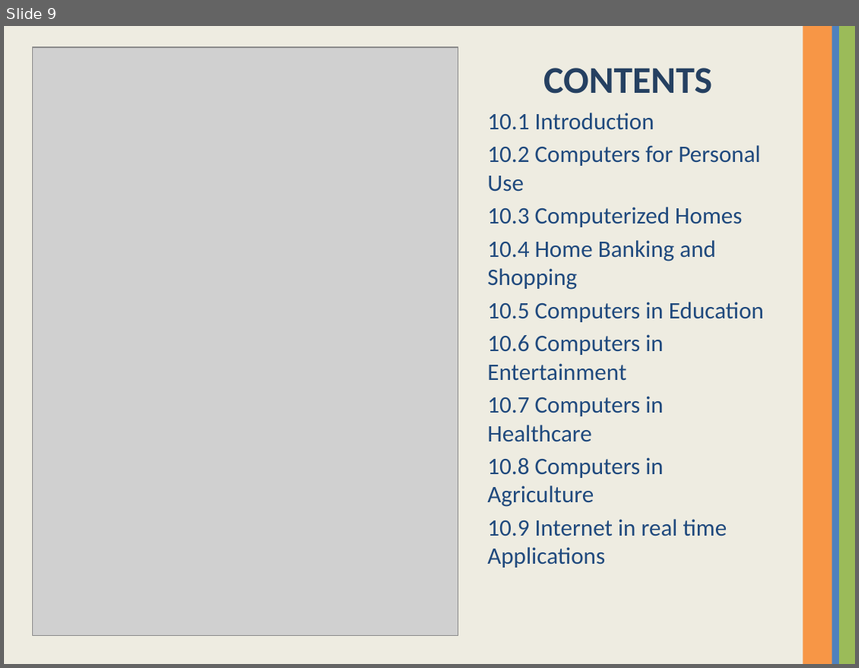
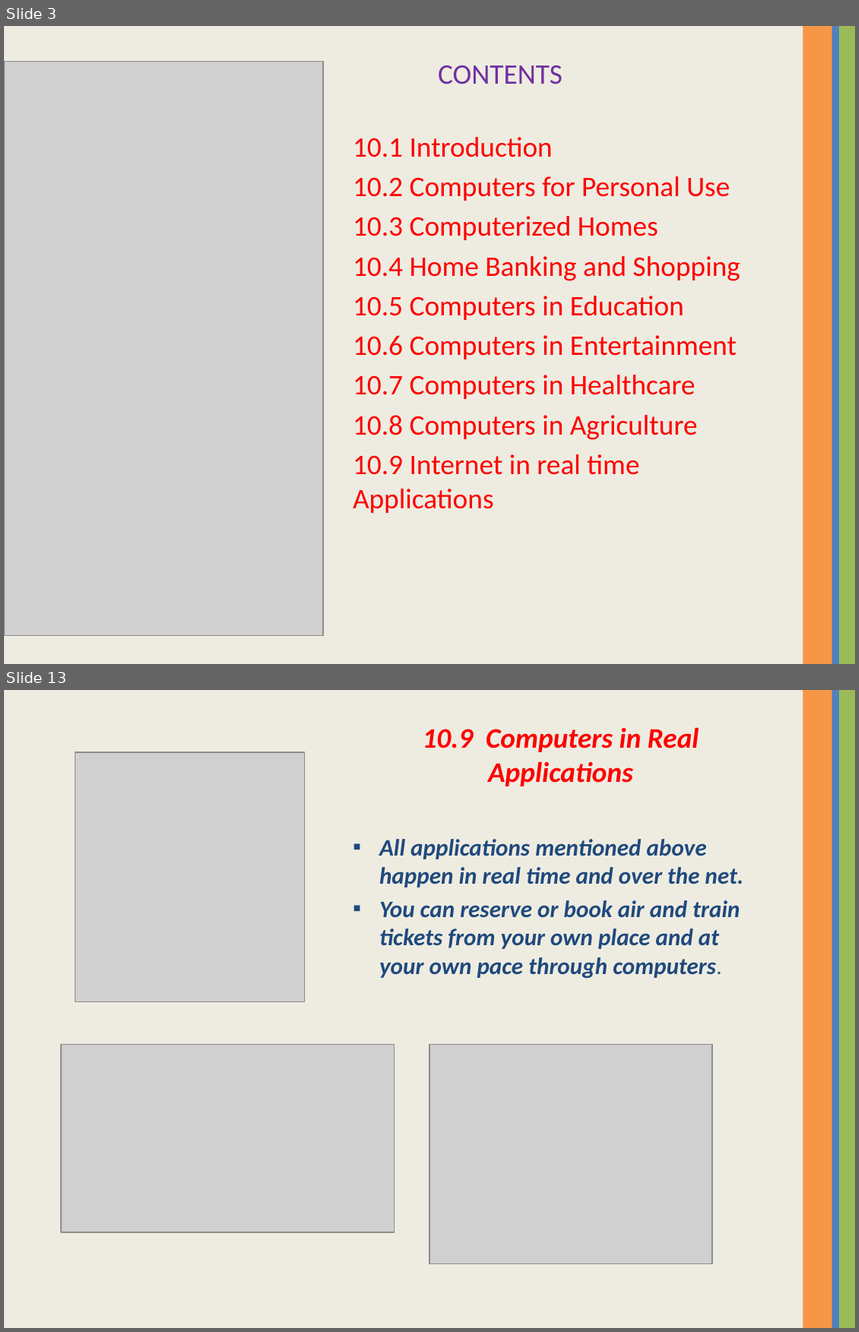
Before and after one commit to Suwetha/Suwetha, a slide deck: COMPUTER.pptx. Shown one above the other, each under a label of ours: slide 9 before the commit, slides 3 and 13 after it; the slides between them are not shown. The pictures are 859x668 and 859x1332 pixels, drawn with LibreOffice and Linux fonts; fonts in the diff are those of the drawing; grey boxes stand for pictures. Boxes give left, top, right and bottom in pixels: in the first picture for what was removed or moved away, otherwise in the second. Text is boxed around its words. In the diff, an @@ line names an element or a change of style, - is before the commit and + after.

```diff
--- a/COMPUTER.pptx
+++ b/COMPUTER.pptx
@@ slide 13 added at [4, 690, 855, 1328], background #EEECE1; not listed: 3 template elements that a slide beside it also shows @@
@@ text added at [379, 727, 744, 979], 20 pt, text #1F497D, bold, italic @@
+10.9 Computers in Real Applications
+▪ All applications mentioned above happen in real time and over the net.
+▪ You can reserve or book air and train tickets from your own place and at your own pace through computers.
@@ picture added at [75, 752, 305, 1002] @@
@@ picture added at [61, 1045, 394, 1233] @@
@@ picture added at [430, 1045, 712, 1265] @@
@@ what was slide 9 is now slide 3 @@
@@ slide 3 changed as well @@
@@ text "CONTENTS": place and size @@
-text "CONTENTS" at [487, 68, 764, 568]
+text "CONTENTS" at [353, 66, 740, 513]
@@ text "CONTENTS" at [353, 66, 740, 513]: size 32 to 24 pt, text colour #254061 to #7030A0, bold off in "CONTENTS"; size 20 to 24 pt, text colour #1F497D to #FF0000; alignment centre to left; less space between paragraphs @@
@@ picture added at [4, 62, 323, 636] @@
@@ picture: place and size @@
-picture at [32, 47, 458, 636]
+picture at [11, 62, 323, 636]
```
Also in this commit, not shown: 2 other slides changed, 31 other slides added, 6 slides removed.
